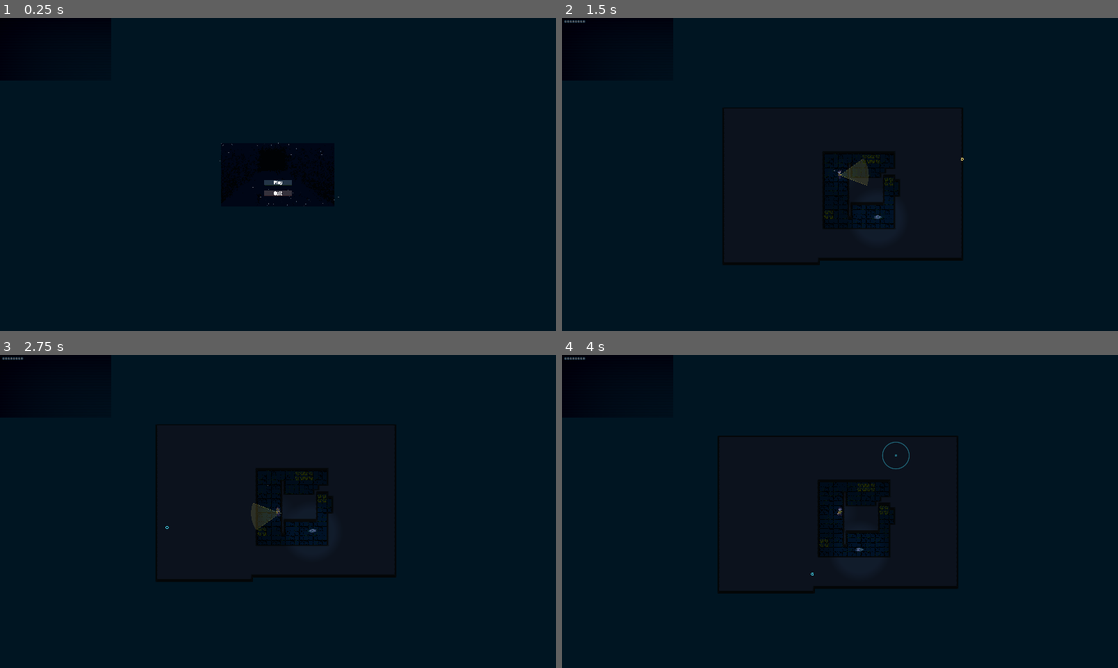
Above: before the commit, frames 1-4 (two rows, left to right).
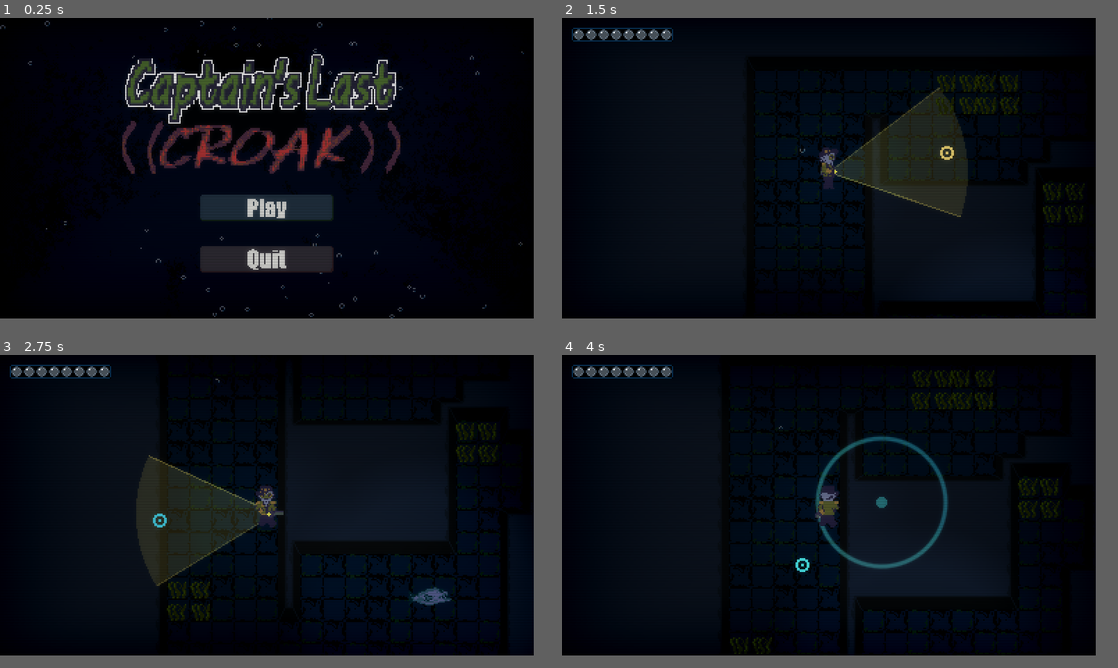
Above: after the commit, the same moments.

Repository: jablonskibrandan/GodotWild98
Game: Godot game, scene res://scenes/main_menu.tscn
The game is run twice, just before and just after one commit, with the same random seed, the same clock (stepped at 60 frames per second) and the same inputs. Sound files missing from this copy of the repository are replaced by a short silence.
Inputs (mouse positions are in pixels of both pictures, inside the frame that each line leads up to; where the layout moved, square brackets give the same spot in the first picture):
- Up to frame 1 (0.25 s): no input
- Up to frame 2 (1.5 s): click (840, 215) [840, 183] at 0.5 s; tap Enter at 1.25 s; move the mouse to (962, 158) at 1.27 s; hold D (move_right) from 1.28 s (still down); hold F (flashlight_toggle) from 1.28 s (still down)
- Up to frame 3 (2.75 s): move the mouse to (166, 527) at 2.02 s; release D (move_right) at 2.03 s; release F (flashlight_toggle) at 2.03 s; hold S (move_down) from 2.03 s (still down); right-click (166, 527) at 2.1 s
- Up to frame 4 (4 s): move the mouse to (895, 442) at 2.77 s; release S (move_down) at 2.78 s; press the mouse at (895, 442) at 2.78 s; hold D (move_right) 2.78-3.53 s; move the mouse to (812, 574) at 3.52 s; release the mouse at (812, 574) at 3.53 s; hold W (move_up) from 3.53 s (still down); tap F (flashlight_toggle) at 3.6 s
The window is 800x450 before the commit and 768x432 after it. Grey fills any space a smaller window leaves; there, only what the larger window draws over its background counts as a difference.

The runs differ from the first frame. In frame 1, 47% of the frame differs, in the area x 0-96%, y 0-96%; in frame 2, 21%; in frame 3, 23%; in frame 4, 24%.

Commit message:
Title card

Diff:
--- a/project.godot
+++ b/project.godot
@@ -32,8 +32,8 @@
 
 [display]
 
-window/size/viewport_width=1920
-window/size/viewport_height=1080
+window/size/viewport_width=384
+window/size/viewport_height=216
 window/size/resizable=false
 window/stretch/mode="viewport"
 
--- a/scenes/main_menu.tscn
+++ b/scenes/main_menu.tscn
@@ -2,10 +2,11 @@
 
 [ext_resource type="Script" uid="uid://bac8vldusi5uv" path="res://scripts/Menu/main_menu.gd" id="1_l6cm7"]
 [ext_resource type="Texture2D" uid="uid://cssfr01q2i2jq" path="res://visuals/ui/background.png" id="2_8ln24"]
-[ext_resource type="Texture2D" uid="uid://cstm81v5jobnw" path="res://visuals/ui/play_button.png" id="2_bqqt6"]
-[ext_resource type="Texture2D" uid="uid://dp4fhm1c7h350" path="res://visuals/ui/quit_button.png" id="3_wu84c"]
-[ext_resource type="Texture2D" uid="uid://dp4illl5bapcx" path="res://visuals/player/air_release.png" id="4_wu84c"]
+[ext_resource type="Texture2D" uid="uid://d3yg16vwfhppk" path="res://visuals/ui/play_button.png" id="2_bqqt6"]
+[ext_resource type="Texture2D" uid="uid://iflica40sxl6" path="res://visuals/ui/quit_button.png" id="3_wu84c"]
+[ext_resource type="Texture2D" uid="uid://dp4illl5bapcx" path="res://visuals/ui/air_release.png" id="4_wu84c"]
 [ext_resource type="Shader" uid="uid://bogy8vvctkjss" path="res://visuals/crt_shader.gdshader" id="6_rtw2f"]
+[ext_resource type="Texture2D" uid="uid://dndcvpwka1f57" path="res://visuals/ui/title.png" id="7_oa1go"]
 
 [sub_resource type="StyleBoxTexture" id="StyleBoxTexture_rgto8"]
 
@@ -77,6 +78,7 @@
 theme_override_constants/separation = 18
 
 [node name="StartButton" type="Button" parent="ButtonContainer/VBoxContainer" unique_id=1284817554]
+modulate = Color(0.8748756, 0.87492436, 0.85745615, 1)
 z_index = 10
 texture_filter = 1
 custom_minimum_size = Vector2(160, 32)
@@ -94,6 +96,7 @@
 expand_icon = true
 
 [node name="QuitButton" type="Button" parent="ButtonContainer/VBoxContainer" unique_id=64806923]
+modulate = Color(0.8745098, 0.8745098, 0.85882354, 1)
 z_index = 10
 texture_filter = 1
 custom_minimum_size = Vector2(160, 32)
@@ -151,3 +154,9 @@
 material = SubResource("ShaderMaterial_oa1go")
 mesh = SubResource("QuadMesh_tbmy8")
 metadata/_edit_lock_ = true
+
+[node name="Title" type="Sprite2D" parent="." unique_id=940965483]
+texture_filter = 1
+position = Vector2(-7.999996, 16.000004)
+scale = Vector2(1.5000002, 1.5714285)
+texture = ExtResource("7_oa1go")
Binary file added: visuals/ui/title.png
Not shown, added: visuals/ui/title.png.import
